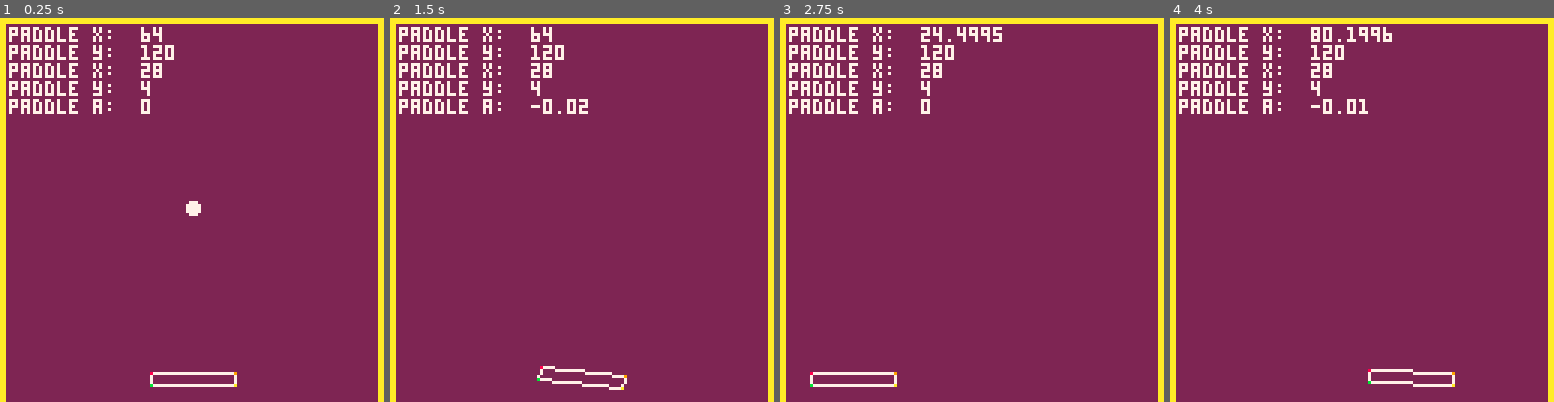
Above: before the commit, frames 1-4 (left to right).
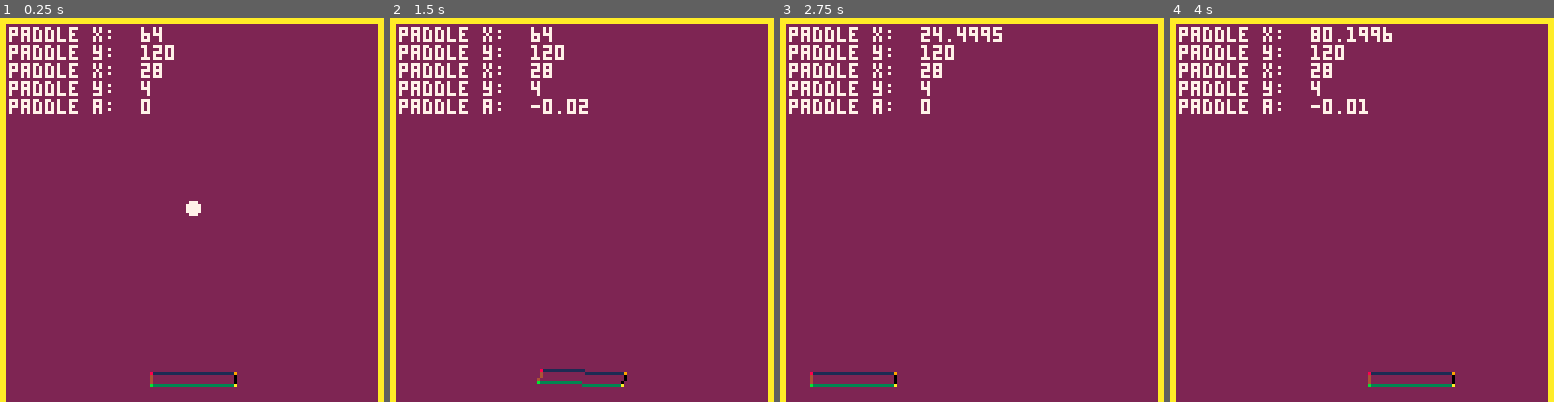
Above: after the commit, the same moments.

Repository: pixelrip/breakout
Game: PICO-8 cartridge breakout.p8
Same seed, same stepped clock (60 frames per second), same inputs: the game is played once before the commit and once after it.
Inputs:
- Up to frame 1 (0.25 s): no input
- Up to frame 2 (1.5 s): tap O (Z key) at 0.33, 0.7, 1.43 s; tap X (X key) at 1.07 s
- Up to frame 3 (2.75 s): hold Left 1.97-2.37 s; tap X (X key) at 2.07, 2.4, 2.73 s; tap O (Z key) at 2.22 s
- Up to frame 4 (4 s): hold Right 2.87-3.53 s; tap X (X key) at 3.07, 3.4, 3.73 s; tap O (Z key) at 3.1, 3.98 s

The runs differ from the first frame. In frame 1, 0.4% of the frame differs, in the area x 39-62%, y 92-97%; in frame 2, 0.5%; in frame 3, 0.4%; in frame 4, 0.6%, in the area x 51-75%, y 91-97%.

Commit message:
Update rectangle.lua

Diff:
--- a/src/components/rectangle.lua
+++ b/src/components/rectangle.lua
@@ -10,13 +10,17 @@
     self.owner = owner
     self.angle = opts.angle or 0
     self.color = opts.color or 7
+    self.corners = {
+        top_left = {}, -- top-left
+        top_right = {}, -- top-right
+        bottom_right = {}, -- bottom-right
+        bottom_left = {}  -- bottom-left
+    }
 
     return self
 end
 
-function Rectangle:draw()
-
-    -- Gets rotation compnent; fallback if there is not one
+function Rectangle:update()
     local rotation = self.owner:get_component(Rotation)
     local angle = 0
 
@@ -36,25 +40,33 @@
     local v1x, v1y = hw*c, hw*s
     local v2x, v2y = -hh*s, hh*c
 
-    -- calculate the 4 absolute corner positions
-    local bl_x = self.owner.x - v1x + v2x
-    local bl_y = self.owner.y - v1y + v2y
-    local br_x = self.owner.x + v1x + v2x
-    local br_y = self.owner.y + v1y + v2y
-    local tr_x = self.owner.x + v1x - v2x
-    local tr_y = self.owner.y + v1y - v2y
-    local tl_x = self.owner.x - v1x - v2x
-    local tl_y = self.owner.y - v1y - v2y
+    -- update corner positions
+    self.corners.top_left = {-v1x - v2x, -v1y - v2y} -- top-left
+    self.corners.top_right = { v1x - v2x,  v1y - v2y} -- top-right
+    self.corners.bottom_right = { v1x + v2x,  v1y + v2y} -- bottom-right
+    self.corners.bottom_left = {-v1x + v2x, -v1y + v2y} -- bottom-left
 
-    -- draw the 4 lines connecting the corners
-    -- this draws a hollow rect
-    line(tr_x, tr_y, tl_x, tl_y, self.color) -- top
-    line(bl_x, bl_y, br_x, br_y, self.color) -- bottom
-    line(br_x, br_y, tr_x, tr_y, self.color) -- right
-    line(tl_x, tl_y, bl_x, bl_y, self.color) -- left
+end
 
-    pset(tl_x, tl_y, 8) -- top left
-    pset(tr_x, tr_y, 9) -- top right
-    pset(br_x, br_y, 10) -- bottom right
-    pset(bl_x, bl_y, 11) -- bottom left
+function Rectangle:draw()
+    local x = self.owner.x
+    local y = self.owner.y
+
+    -- draw the rectangle using lines between corners
+    local tl = self.corners.top_left
+    local tr = self.corners.top_right
+    local br = self.corners.bottom_right
+    local bl = self.corners.bottom_left
+
+    -- draw lines
+    line(x + tl[1], y + tl[2], x + tr[1], y + tr[2], 1) -- top edge
+    line(x + tr[1], y + tr[2], x + br[1], y + br[2], 0) -- right edge
+    line(x + br[1], y + br[2], x + bl[1], y + bl[2], 3) -- bottom edge
+    line(x + bl[1], y + bl[2], x + tl[1], y + tl[2], 4) -- left edge
+
+    -- draw corners for debugging
+    pset(x + tl[1], y + tl[2], 8) -- top-left
+    pset(x + tr[1], y + tr[2], 9) -- top-right
+    pset(x + br[1], y + br[2], 10) -- bottom-right
+    pset(x + bl[1], y + bl[2], 11) -- bottom-left
 end
